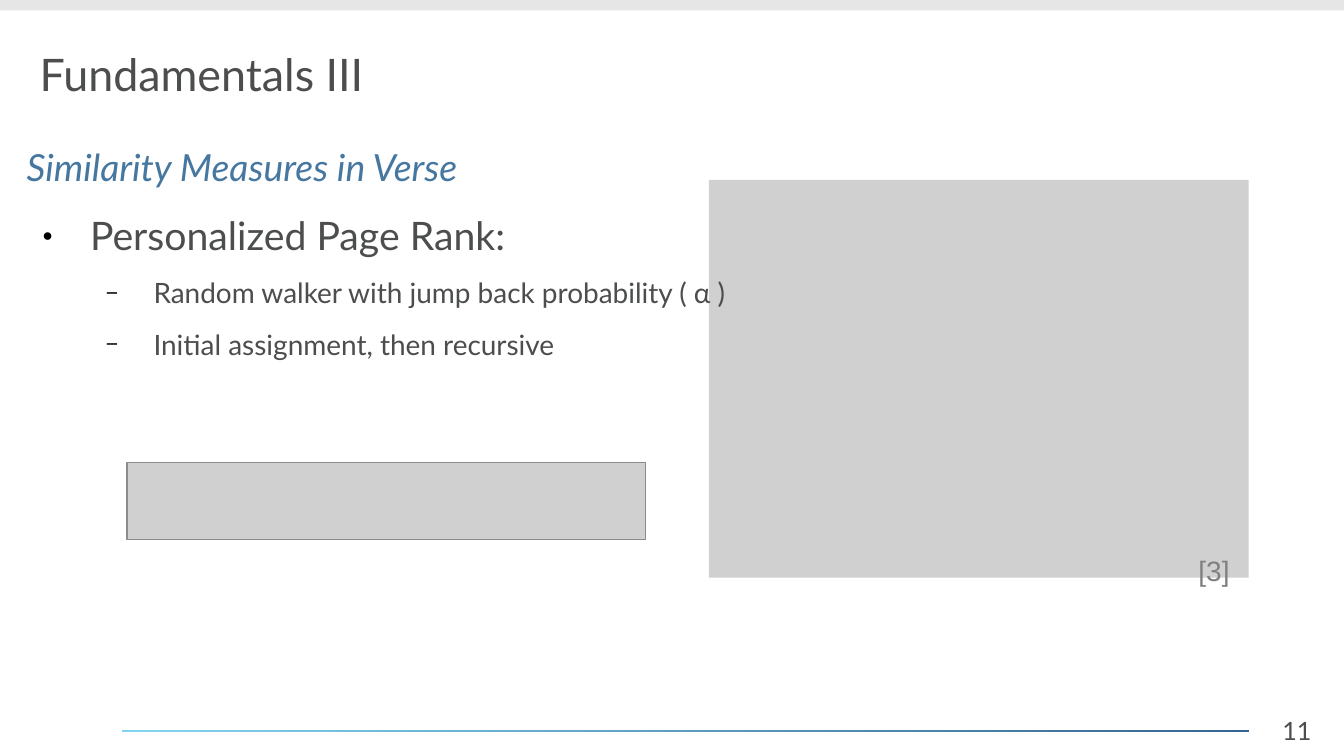
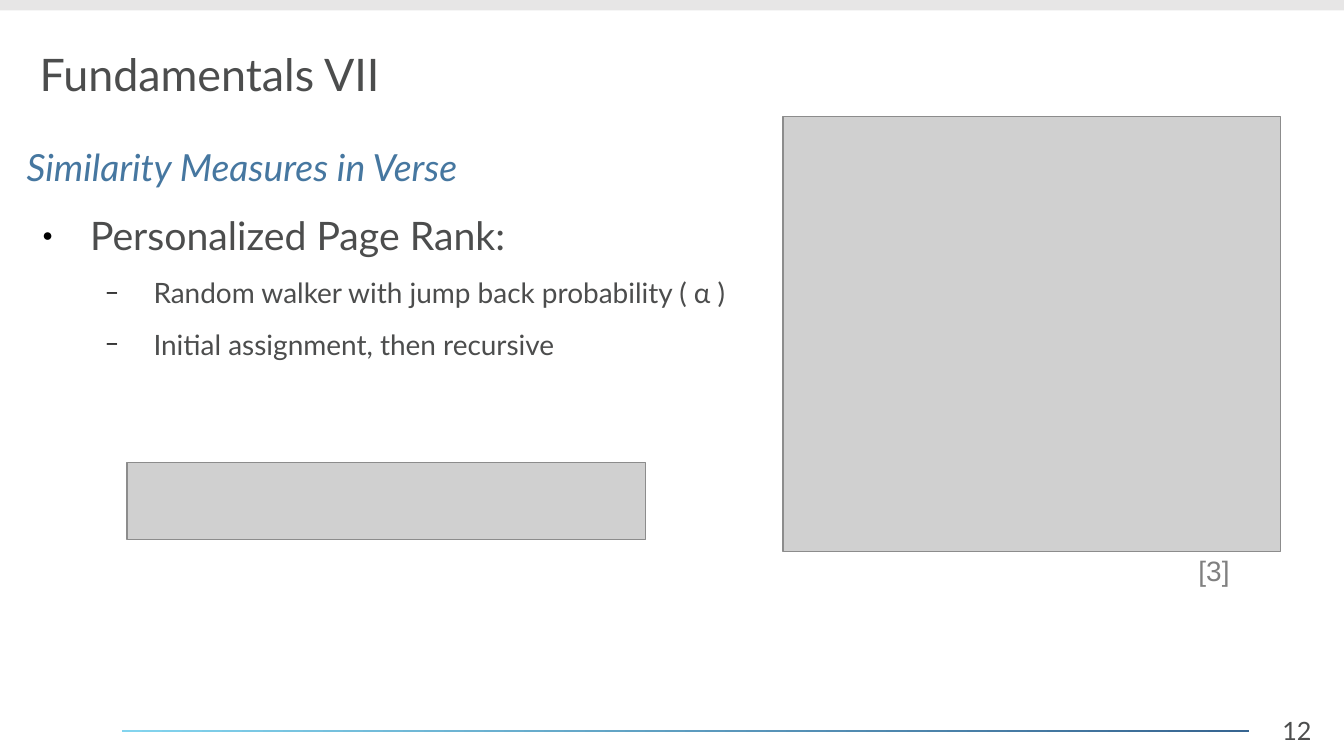
Before and after one commit to daelmo/DB2GraphGenerator, a slide deck: slide 12 of presentation/Analyse_eines_Forschungsthemas.odp (slide 11 before the commit). Drawn at 1344x756 pixels with LibreOffice and Linux fonts; fonts in the diff are those of the drawing; grey boxes stand for pictures; background and template pictures are left out. Boxes give left, top, right and bottom in pixels: in the first picture for what was removed or moved away, otherwise in the second. Text is boxed around its words. In the diff, an @@ line names an element or a change of style, - is before the commit and + after.

```diff
--- a/presentation/Analyse_eines_Forschungsthemas.odp
+++ b/presentation/Analyse_eines_Forschungsthemas.odp
@@ title at bbox=[40, 58, 379, 92]: text changed @@
-Fundamentals III
+Fundamentals VII
@@ picture: place and size @@
-picture at bbox=[710, 180, 1250, 578]
+picture at bbox=[784, 117, 1281, 552]
@@ page number at bbox=[1282, 721, 1311, 740]: text changed @@
-11
+12
```
Also in this commit, not shown: 27 other slides changed, 3 slides added, 1 slide removed, 1 other file.
